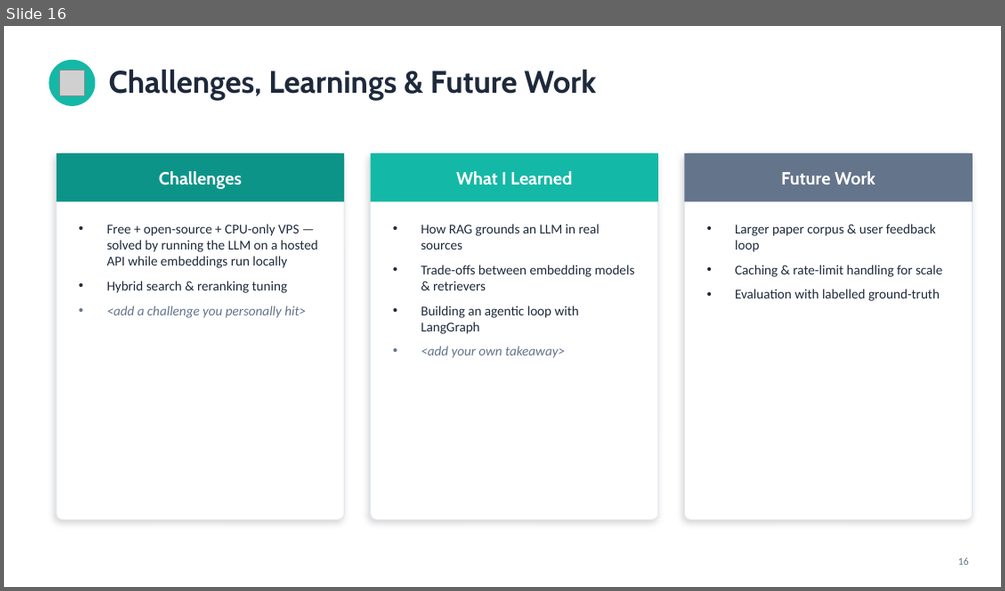
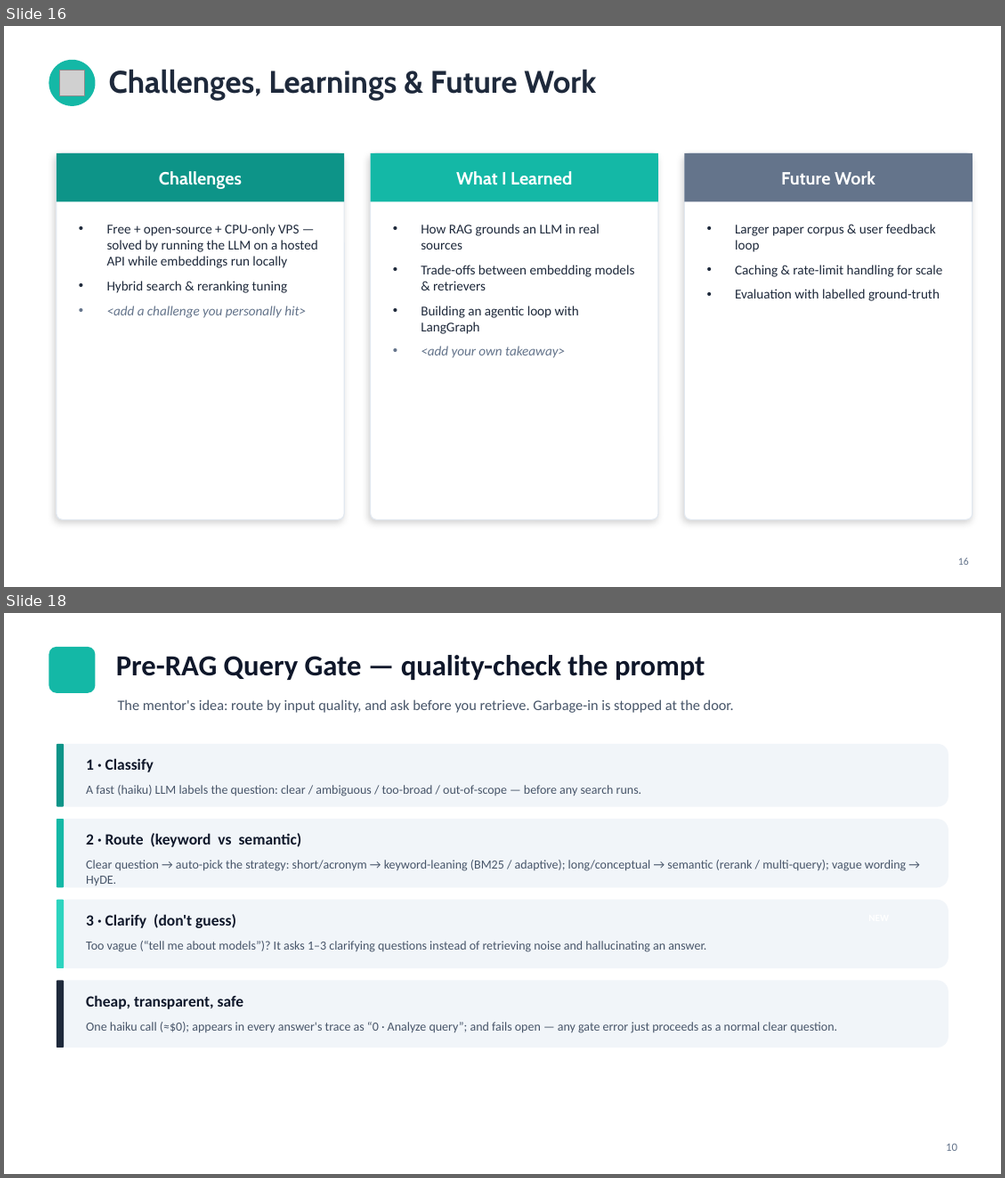
Before and after one commit to JineeshTS/AnalyticsVidhyaCapstone, a slide deck: Capstone_Research_Paper_Answer_Bot.pptx. Shown one above the other, each under a label of ours: slide 16 before the commit, slides 16 and 18 after it; the slides between them are not shown. The pictures are 1005x591 and 1005x1178 pixels, drawn with LibreOffice and Linux fonts; fonts in the diff are those of the drawing; grey boxes stand for pictures. Boxes give left, top, right and bottom in pixels: in the first picture for what was removed or moved away, otherwise in the second. Text is boxed around its words. In the diff, an @@ line names an element or a change of style, - is before the commit and + after.

```diff
--- a/Capstone_Research_Paper_Answer_Bot.pptx
+++ b/Capstone_Research_Paper_Answer_Bot.pptx
@@ slide 18 added at (x1=4, y1=613, x2=1001, y2=1174), background #FFFFFF @@
@@ rounded rectangle added at (x1=48, y1=647, x2=96, y2=693), fill #14B8A6 @@
@@ text added at (x1=116, y1=655, x2=704, y2=680), 28 pt, text #0F172A, bold @@
+Pre-RAG Query Gate — quality-check the prompt
@@ text added at (x1=118, y1=699, x2=734, y2=713), 14 pt, text #475569 @@
+The mentor's idea: route by input quality, and ask before you retrieve. Garbage-in is stopped at the door.
@@ rounded rectangle added at (x1=57, y1=744, x2=948, y2=807), fill #F1F5F9 @@
@@ rounded rectangle added at (x1=57, y1=744, x2=64, y2=807), fill #0D9488 @@
@@ text added at (x1=86, y1=758, x2=154, y2=772), 15 pt, text #0F172A, bold @@
+1 · Classify
@@ text added at (x1=86, y1=785, x2=642, y2=796), 12 pt, text #475569 @@
+A fast (haiku) LLM labels the question: clear / ambiguous / too-broad / out-of-scope — before any search runs.
@@ rounded rectangle added at (x1=57, y1=819, x2=948, y2=887), fill #F1F5F9 @@
@@ rounded rectangle added at (x1=57, y1=819, x2=64, y2=887), fill #14B8A6 @@
@@ text added at (x1=86, y1=833, x2=302, y2=847), 15 pt, text #0F172A, bold @@
+2 · Route (keyword vs semantic)
@@ text added at (x1=86, y1=860, x2=906, y2=885), 12 pt, text #475569 @@
+Clear question → auto-pick the strategy: short/acronym → keyword-leaning (BM25 / adaptive); long/conceptual → semantic (rerank / multi-query); vague wording → HyDE.
@@ rounded rectangle added at (x1=57, y1=900, x2=948, y2=968), fill #F1F5F9 @@
@@ rounded rectangle added at (x1=57, y1=900, x2=64, y2=968), fill #2DD4BF @@
@@ text added at (x1=86, y1=914, x2=236, y2=928), 15 pt, text #0F172A, bold @@
+3 · Clarify (don't guess)
@@ text added at (x1=86, y1=941, x2=706, y2=952), 12 pt, text #475569 @@
+Too vague (“tell me about models”)? It asks 1–3 clarifying questions instead of retrieving noise and hallucinating an answer.
@@ rounded rectangle added at (x1=57, y1=981, x2=948, y2=1047), fill #F1F5F9 @@
@@ rounded rectangle added at (x1=57, y1=981, x2=64, y2=1047), fill #1E293B @@
@@ text added at (x1=86, y1=995, x2=244, y2=1009), 15 pt, text #0F172A, bold @@
+Cheap, transparent, safe
@@ text added at (x1=86, y1=1022, x2=837, y2=1033), 12 pt, text #475569 @@
+One haiku call (≈$0); appears in every answer's trace as “0 · Analyze query”; and fails open — any gate error just proceeds as a normal clear question.
@@ text added at (x1=946, y1=1143, x2=957, y2=1151), 11 pt, text #64748B @@
+10
```
Also in this commit, not shown: 6 slides changed, 3 other slides added.
